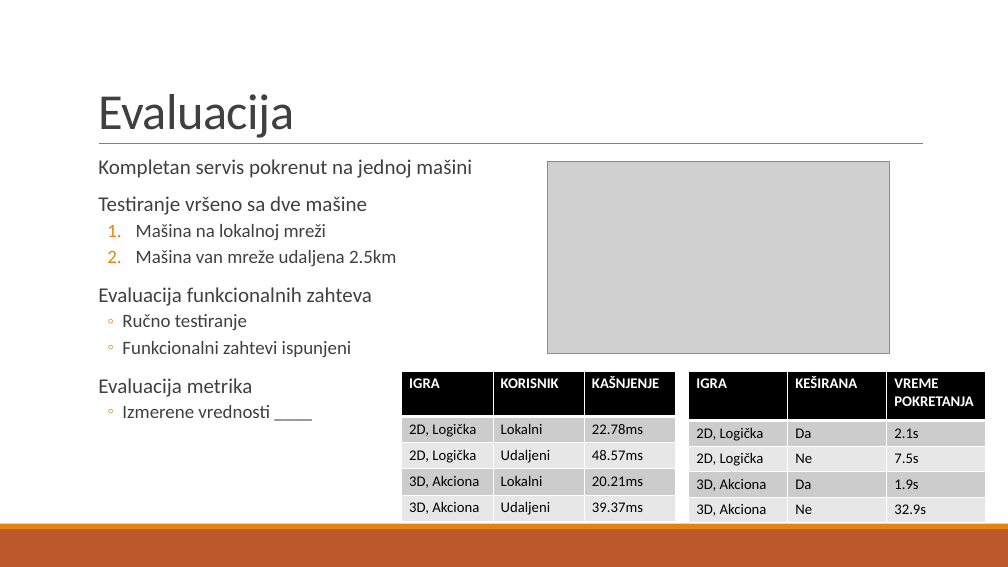
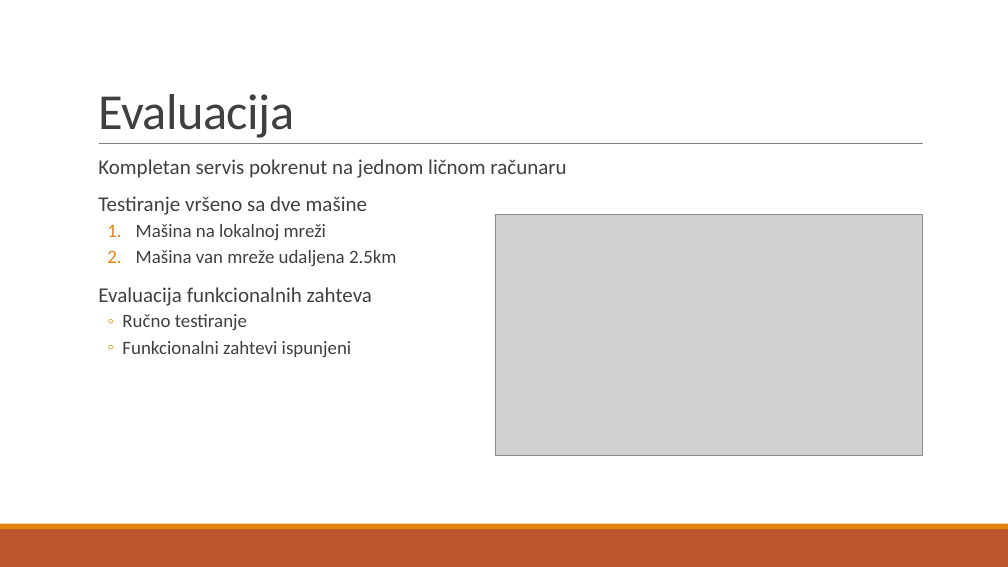
Before and after one commit to AleksandarDincic/cloud_gaming, a slide deck: slide 14 of docs/prezentacija.pptx. Drawn at 1008x567 pixels with LibreOffice and Linux fonts; fonts in the diff are those of the drawing; grey boxes stand for pictures. Boxes give left, top, right and bottom in pixels: in the first picture for what was removed or moved away, otherwise in the second. Text is boxed around its words. In the diff, an @@ line names an element or a change of style, - is before the commit and + after.

Commit message:
final

```diff
--- a/docs/prezentacija.pptx
+++ b/docs/prezentacija.pptx
@@ text at <box>98,159,566,178</box>: text changed @@
-  Kompletan servis pokrenut na jednoj mašini
+  Kompletan servis pokrenut na jednom ličnom računaru
@@ picture: place and size @@
-picture at <box>547,161,889,353</box>
+picture at <box>495,215,923,455</box>
@@ text at <box>98,378,270,418</box>: paragraphs removed @@
-  Evaluacija metrika
-  ◦ Izmerene vrednosti ____
@@ table removed at <box>402,371,676,522</box>, 5 rows, 3 columns @@
-IGRA | KORISNIK | KAŠNJENJE
-2D, Logička | Lokalni | 22.78ms
-2D, Logička | Udaljeni | 48.57ms
-3D, Akciona | Lokalni | 20.21ms
-3D, Akciona | Udaljeni | 39.37ms
@@ table removed at <box>689,371,986,522</box>, 5 rows, 3 columns @@
-IGRA | KEŠIRANA | VREME POKRETANJA
-2D, Logička | Da | 2.1s
-2D, Logička | Ne | 7.5s
-3D, Akciona | Da | 1.9s
-3D, Akciona | Ne | 32.9s
```
Also in this commit, not shown: 8 other slides changed, 1 slide added.
